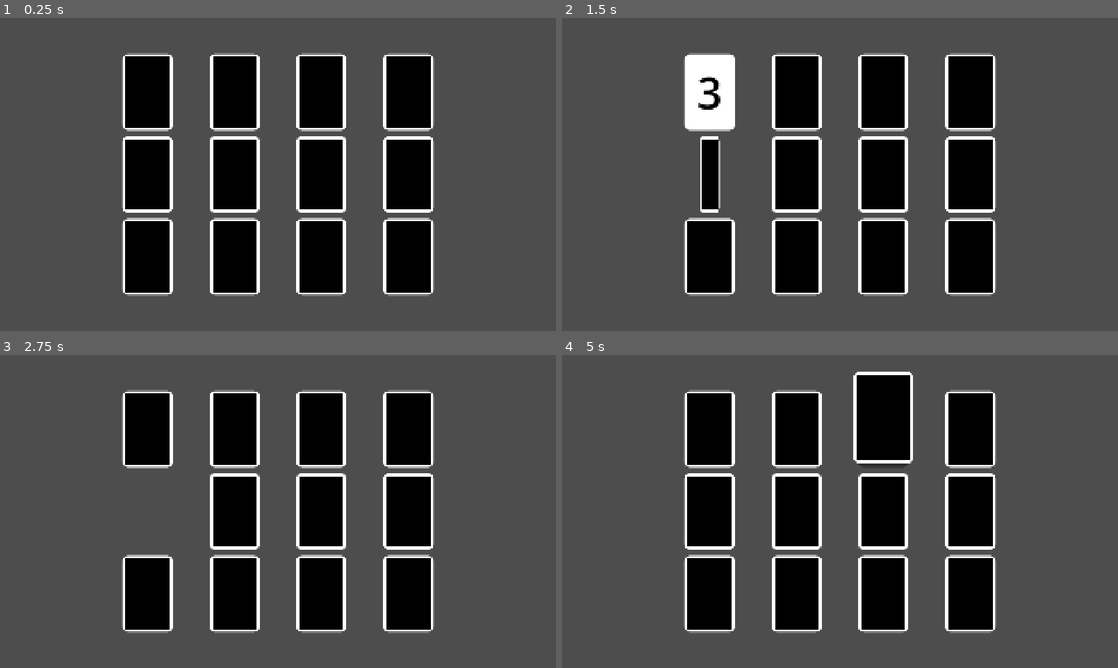
Above: before the commit, frames 1-4 (two rows, left to right).
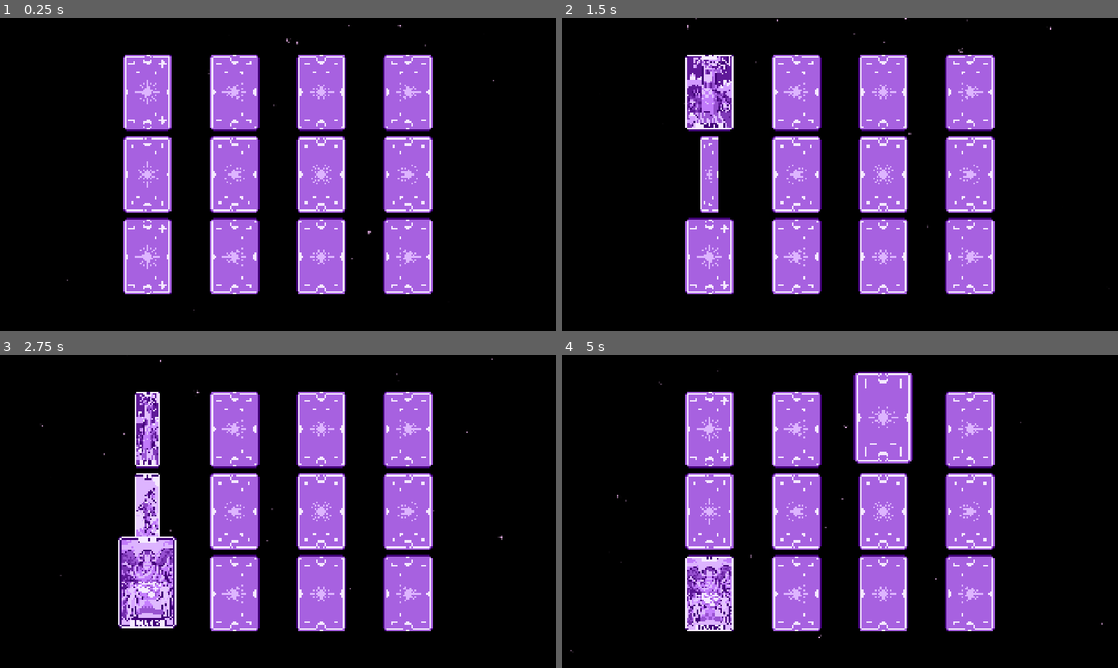
Above: after the commit, the same moments.

Repository: Raisinaut/summer-slow-jam-2026
Game: Godot game, scene res://gameplay/levels/level.tscn
The game is run twice, just before and just after one commit, with the same random seed, the same clock (stepped at 60 frames per second) and the same inputs. The engine's default icon, where the game draws it, is replaced by a stand-in: a white triangle on a blue panel in a dark square.
Inputs (mouse positions are in pixels of both pictures, inside the frame that each line leads up to):
- Up to frame 1 (0.25 s): no input
- Up to frame 2 (1.5 s): click (712, 93) at 0.52 s; click (712, 174) at 1.27 s
- Up to frame 3 (2.75 s): click (150, 592) at 2.02 s
- Up to frame 4 (5 s): move the mouse to (962, 495) at 2.77 s; move the mouse to (728, 527) at 3.52 s; move the mouse to (895, 442) at 4.27 s

The runs differ from the first frame. In frame 1, 99% of the frame differs, in the area x 0-100%, y 0-100%; in frame 2, 99%; in frame 3, 98%; in frame 4, 99%.

Commit message:
Tarot visuals + Whirl effect when cards disappear

Diff:
--- a/automatic_card_swap_idea/godot/gameplay/card/card.gd
+++ b/automatic_card_swap_idea/godot/gameplay/card/card.gd
@@ -5,18 +5,23 @@
 signal ended_flip()
 
 var face_up : bool = false : set = set_face_up
+var size : Vector2 : set = set_size
+var data : CardData = null : set = set_data
+var matched : bool = false
+# TWEENS
 var scale_tween : Tween = null
 var mouseover_tween : Tween = null
 var flash_tween : Tween = null
-var size : Vector2 : set = set_size
+var shake_tween : Tween = null
+# ANIMATION PROPERTIES
 var flip_duration : float = 0.4
-
-var data : CardData = null : set = set_data
+var shake_distance : float = 15
+var shake_duration : float = 0.25
 
 @onready var visuals: Control = %Visuals
 @onready var glow: Panel = %Glow
 @onready var panel: PanelContainer = %Panel
-@onready var shadow: Panel = %Shadow
+@onready var shadow: TextureRect = %Shadow
 @onready var front: MarginContainer = %Front
 @onready var back: MarginContainer = %Back
 @onready var press_detection: Button = %PressDetection
@@ -69,12 +74,33 @@
 	mouseover_tween.tween_property(panel, "offset_transform_position:y", 0, 0.15)
 	mouseover_tween.parallel().tween_property(panel, "offset_transform_scale", Vector2.ONE, 0.15)
 
+func shake() -> Tween:
+	if shake_tween: shake_tween.kill()
+	shake_tween = create_tween().set_ease(Tween.EASE_OUT).set_trans(Tween.TRANS_SINE)
+	shake_tween.tween_property(visuals, "offset_transform_position:x", shake_distance, shake_duration * 0.15)
+	shake_tween.set_ease(Tween.EASE_IN_OUT)
+	shake_tween.tween_property(visuals, "offset_transform_position:x", -shake_distance * 0.75, shake_duration * 0.35)
+	shake_tween.set_ease(Tween.EASE_OUT)
+	shake_tween.tween_property(visuals, "offset_transform_position:x", shake_distance * 0.25, shake_duration * 0.3)
+	shake_tween.set_ease(Tween.EASE_IN)
+	shake_tween.tween_property(visuals, "offset_transform_position:x", 0, shake_duration * 0.25)
+	return shake_tween
+
 func flash() -> Tween:
 	glow.modulate.a = 0.3
 	if flash_tween: flash_tween.kill()
-	flash_tween = create_tween().set_ease(Tween.EASE_OUT).set_trans(Tween.TRANS_SINE)
-	flash_tween.tween_property(glow, "modulate:a", 0.0, 0.8)
+	flash_tween = create_tween().set_ease(Tween.EASE_OUT).set_trans(Tween.TRANS_LINEAR)
+	flash_tween.tween_property(glow, "modulate:a", 0.0, 0.5)
 	return flash_tween
+
+func disappear() -> Tween:
+	await %WhirlEffect.grow().finished
+	var t = create_tween().set_ease(Tween.EASE_IN).set_trans(Tween.TRANS_SINE)
+	t.tween_property(visuals, "scale", Vector2.ZERO, 0.7)
+	t.parallel().tween_property(visuals, "rotation", -10, 0.7)
+	await get_tree().create_timer(0.5).timeout
+	%WhirlEffect.shrink().finished.connect(queue_free)
+	return t
 
 func set_interaction_disabled(disabled : bool) -> void:
 	if disabled:
@@ -101,4 +127,4 @@
 	if not is_node_ready():
 		await ready
 	data = val
-	%TestLabel.text = str(data.value)
+	%FrontTexture.texture = data.texture
--- a/automatic_card_swap_idea/godot/gameplay/card/card.tscn
+++ b/automatic_card_swap_idea/godot/gameplay/card/card.tscn
@@ -1,15 +1,15 @@
 [gd_scene format=3 uid="uid://jxj7xnxi08mm"]
 
 [ext_resource type="Script" uid="uid://dcpka2yohlos6" path="res://gameplay/card/card.gd" id="1_8mlfh"]
-[ext_resource type="Texture2D" uid="uid://nhbem8oawukj" path="res://icon.svg" id="1_tked8"]
-[ext_resource type="StyleBox" uid="uid://ckalkq62vh5xt" path="res://theme/card/card_panel.tres" id="2_es77v"]
+[ext_resource type="Texture2D" uid="uid://bcqgrelbghla" path="res://assets/textures/tarot/front/00.png" id="2_kr7hv"]
+[ext_resource type="Texture2D" uid="uid://cvjswjjyld6rc" path="res://assets/textures/tarot/back.png" id="3_2csm4"]
 [ext_resource type="StyleBox" uid="uid://cp4jmotui0dpc" path="res://theme/card/card_glow.tres" id="4_jmtjd"]
+[ext_resource type="Texture2D" uid="uid://br5ym2xemb2ra" path="res://assets/textures/effects/whirl.png" id="5_2csm4"]
+[ext_resource type="Script" uid="uid://bcvw3mjepgimq" path="res://gameplay/card/whirl_effect.gd" id="6_ltiga"]
 
 [sub_resource type="StyleBoxEmpty" id="StyleBoxEmpty_bvnae"]
 
-[sub_resource type="LabelSettings" id="LabelSettings_bvnae"]
-font_size = 150
-font_color = Color(0, 0, 0, 1)
+[sub_resource type="StyleBoxEmpty" id="StyleBoxEmpty_h4w2n"]
 
 [node name="Card" type="Node2D" unique_id=38919468]
 script = ExtResource("1_8mlfh")
@@ -36,6 +36,7 @@
 unique_name_in_owner = true
 layout_mode = 3
 anchors_preset = 0
+offset_transform_enabled = true
 mouse_filter = 2
 
 [node name="Panel" type="PanelContainer" parent="Visuals" unique_id=922087994]
@@ -46,57 +47,43 @@
 anchor_top = 0.5
 anchor_right = 0.5
 anchor_bottom = 0.5
-offset_left = -118.0
+offset_left = -116.0
 offset_top = -179.0
-offset_right = 118.0
+offset_right = 116.0
 offset_bottom = 179.0
 grow_horizontal = 2
 grow_vertical = 2
 offset_transform_enabled = true
 mouse_filter = 2
-theme_override_styles/panel = ExtResource("2_es77v")
+theme_override_styles/panel = SubResource("StyleBoxEmpty_h4w2n")
 
 [node name="Front" type="MarginContainer" parent="Visuals/Panel" unique_id=1838525817]
 unique_name_in_owner = true
 layout_mode = 2
 mouse_filter = 2
-theme_override_constants/margin_left = 10
-theme_override_constants/margin_top = 10
-theme_override_constants/margin_right = 10
-theme_override_constants/margin_bottom = 10
 
 [node name="FrontTexture" type="TextureRect" parent="Visuals/Panel/Front" unique_id=1437854727]
-visible = false
+unique_name_in_owner = true
+texture_filter = 1
 layout_mode = 2
 mouse_filter = 2
-texture = ExtResource("1_tked8")
+texture = ExtResource("2_kr7hv")
 expand_mode = 1
 stretch_mode = 5
-
-[node name="TestLabel" type="Label" parent="Visuals/Panel/Front" unique_id=1272985121]
-unique_name_in_owner = true
-layout_mode = 2
-text = "1"
-label_settings = SubResource("LabelSettings_bvnae")
-horizontal_alignment = 1
 
 [node name="Back" type="MarginContainer" parent="Visuals/Panel" unique_id=1880540779]
 unique_name_in_owner = true
 visible = false
 layout_mode = 2
 mouse_filter = 2
-theme_override_constants/margin_left = 10
-theme_override_constants/margin_top = 10
-theme_override_constants/margin_right = 10
-theme_override_constants/margin_bottom = 10
 
 [node name="BackTexture" type="TextureRect" parent="Visuals/Panel/Back" unique_id=1920200968]
-modulate = Color(0, 0, 0, 1)
+texture_filter = 1
 layout_mode = 2
 mouse_filter = 2
-texture = ExtResource("1_tked8")
+texture = ExtResource("3_2csm4")
 expand_mode = 1
-stretch_mode = 6
+stretch_mode = 5
 
 [node name="Glow" type="Panel" parent="Visuals/Panel" unique_id=1472462518]
 unique_name_in_owner = true
@@ -105,12 +92,20 @@
 mouse_filter = 2
 theme_override_styles/panel = ExtResource("4_jmtjd")
 
-[node name="Shadow" type="Panel" parent="Visuals" unique_id=889229480]
+[node name="Shadow" type="TextureRect" parent="Visuals" unique_id=1691805350]
 unique_name_in_owner = true
 modulate = Color(0, 0, 0, 0.40392157)
 z_index = -1
+texture_filter = 1
 layout_mode = 0
 offset_right = 40.0
 offset_bottom = 40.0
 mouse_filter = 2
-theme_override_styles/panel = ExtResource("2_es77v")
+texture = ExtResource("3_2csm4")
+
+[node name="WhirlEffect" type="Sprite2D" parent="." unique_id=1919798607]
+unique_name_in_owner = true
+show_behind_parent = true
+scale = Vector2(1e-05, 1e-05)
+texture = ExtResource("5_2csm4")
+script = ExtResource("6_ltiga")
--- /dev/null
+++ b/automatic_card_swap_idea/godot/gameplay/card/whirl_effect.gd
@@ -0,0 +1,18 @@
+extends Sprite2D
+
+var scale_tween : Tween = null
+
+func grow() -> Tween:
+	if scale_tween: scale_tween.kill()
+	scale_tween = create_tween().set_ease(Tween.EASE_OUT).set_trans(Tween.TRANS_SINE)
+	scale_tween.tween_property(self, "scale", Vector2.ONE * 0.3, 0.3)
+	return scale_tween
+
+func shrink() -> Tween:
+	if scale_tween: scale_tween.kill()
+	scale_tween = create_tween().set_ease(Tween.EASE_IN).set_trans(Tween.TRANS_SINE)
+	scale_tween.tween_property(self, "scale", Vector2.ZERO, 0.3)
+	return scale_tween
+
+func _process(delta) -> void:
+	rotation -= 10 * delta
--- a/automatic_card_swap_idea/godot/gameplay/card_grid/card_grid.gd
+++ b/automatic_card_swap_idea/godot/gameplay/card_grid/card_grid.gd
@@ -1,20 +1,25 @@
 @tool
 class_name CardGrid
 extends ReferenceRect
+
+signal matched(correct : bool)
 
 @export_range(0, 1, 1, "or_greater") var columns : int = 4 :
 	set(val): columns = val; check_grid_validity()
 @export_range(0, 1, 1, "or_greater") var rows : int = 3 :
 	set(val): rows = val; check_grid_validity()
+@export var spacing : int = 20
 @export var card_scene : PackedScene
-@export var spacing : int = 20
+@export var card_textures : Array[Texture]
 @export var variant_count : int = 4 # must be less than half of the grid size
+
 
 var data_variants : Array[CardData] = []
 var deck : Array[CardData] = []
 var card_coords : Dictionary[Vector2, Card] = {}
 var first_card : Card = null
 var second_card : Card = null
+
 
 func _ready() -> void:
 	if Engine.is_editor_hint():
@@ -23,11 +28,17 @@
 	generate_deck()
 	populate()
 
+
 ## SETUP -----------------------------------------------------------------------
 func generate_data_variants() -> void:
+	card_textures.shuffle()
+	print(card_textures)
+	if variant_count > card_textures.size():
+		push_error("Variant_count should not be greater than the number of card textures")
+		variant_count = card_textures.size()
 	for i in variant_count:
 		var data = CardData.new()
-		data.value = i
+		data.texture = card_textures[i]
 		data_variants.append(data)
 
 func generate_deck() -> void:
@@ -41,7 +52,6 @@
 		data_variants_copy.shuffle()
 		print("select variant")
 		var data = data_variants_copy.pop_back()
-		print(data.value)
 		# create a pair
 		deck.append(data)
 		deck.append(data)
@@ -90,27 +100,22 @@
 
 # MATCH HANDLING ---------------------------------------------------------------
 func attempt_match(card1 : Card, card2 : Card) -> void:
-	for i in get_children():
-		i.set_interaction_disabled(true)
-
-	if card1.data.value == card2.data.value:
+	set_all_cards_interaction_disabled(true)
+	var correct : bool = card1.data.texture == card2.data.texture
+	if correct:
 		await get_tree().create_timer(0.5).timeout
 		correct_match()
 		#await get_tree().create_timer(1.0).timeout
 	else:
-		await get_tree().create_timer(0.8).timeout
+		await get_tree().create_timer(0.5).timeout
 		incorrect_match()
-
-	for i in get_children():
-		i.set_interaction_disabled(false)
+	matched.emit(correct)
+	set_all_cards_interaction_disabled(false)
 
 func correct_match() -> void:
-	# animate
-	first_card.flash().finished.connect(first_card.queue_free)
-	second_card.flash().finished.connect(second_card.queue_free)
-	## delete
-	#first_card.queue_free()
-	#second_card.queue_free()
+	# animate and delete
+	first_card.flash().finished.connect(first_card.disappear)
+	second_card.flash().finished.connect(second_card.disappear)
 	# reset
 	first_card = null
 	second_card = null
@@ -122,10 +127,12 @@
 	first_card = null
 	second_card = null
 	# animate
-	#first_card.shake()
-	#await second_card.shake().finished
-	await _first_card.flip()
-	await _second_card.flip()
+	_first_card.shake()
+	await _second_card.shake().finished
+	await get_tree().create_timer(0.5).timeout
+	# flip back over
+	_first_card.flip()
+	_second_card.flip()
 
 func _on_card_started_flip(card: Card) -> void:
 	# only consider cards that are flipping toward face up,
@@ -137,6 +144,9 @@
 		second_card = card
 		attempt_match(first_card, second_card)
 
+func set_all_cards_interaction_disabled(state : bool) -> void:
+	for i in get_children():
+		i.set_interaction_disabled(state)
 
 # CHECKS -----------------------------------------------------------------------
 func check_grid_validity() -> void:
--- a/automatic_card_swap_idea/godot/gameplay/card_grid/card_grid.tscn
+++ b/automatic_card_swap_idea/godot/gameplay/card_grid/card_grid.tscn
@@ -2,6 +2,28 @@
 
 [ext_resource type="Script" uid="uid://dnr6f71t03qd5" path="res://gameplay/card_grid/card_grid.gd" id="1_p3vks"]
 [ext_resource type="PackedScene" uid="uid://jxj7xnxi08mm" path="res://gameplay/card/card.tscn" id="2_h4w2n"]
+[ext_resource type="Texture2D" uid="uid://bcqgrelbghla" path="res://assets/textures/tarot/front/00.png" id="3_m1ii6"]
+[ext_resource type="Texture2D" uid="uid://4ldphrk5hs6a" path="res://assets/textures/tarot/front/01.png" id="4_3ti78"]
+[ext_resource type="Texture2D" uid="uid://cwxdb8u7hw247" path="res://assets/textures/tarot/front/02.png" id="5_7eeo5"]
+[ext_resource type="Texture2D" uid="uid://dowh352yxgk1y" path="res://assets/textures/tarot/front/03.png" id="6_bsrv0"]
+[ext_resource type="Texture2D" uid="uid://byxboe3g62hcl" path="res://assets/textures/tarot/front/04.png" id="7_xbql1"]
+[ext_resource type="Texture2D" uid="uid://bvr8dxibbum4c" path="res://assets/textures/tarot/front/05.png" id="8_oc0b8"]
+[ext_resource type="Texture2D" uid="uid://c5e6wxu33x12y" path="res://assets/textures/tarot/front/06.png" id="9_6y3yf"]
+[ext_resource type="Texture2D" uid="uid://cknlp47gxqyna" path="res://assets/textures/tarot/front/07.png" id="10_mpsys"]
+[ext_resource type="Texture2D" uid="uid://drv5qn7iaj4gg" path="res://assets/textures/tarot/front/08.png" id="11_rdjp1"]
+[ext_resource type="Texture2D" uid="uid://d14fej2q0bre" path="res://assets/textures/tarot/front/09.png" id="12_25wox"]
+[ext_resource type="Texture2D" uid="uid://dmcjwc5384cvw" path="res://assets/textures/tarot/front/10.png" id="13_uvdv7"]
+[ext_resource type="Texture2D" uid="uid://b5ur6udfgswfo" path="res://assets/textures/tarot/front/11.png" id="14_y6p37"]
+[ext_resource type="Texture2D" uid="uid://lye04pah812s" path="res://assets/textures/tarot/front/12.png" id="15_277gc"]
+[ext_resource type="Texture2D" uid="uid://b5120q10fcnpg" path="res://assets/textures/tarot/front/13.png" id="16_s3nlf"]
+[ext_resource type="Texture2D" uid="uid://mvb688ohck3s" path="res://assets/textures/tarot/front/14.png" id="17_fs82q"]
+[ext_resource type="Texture2D" uid="uid://8u148t2lxj1i" path="res://assets/textures/tarot/front/15.png" id="18_4wqbr"]
+[ext_resource type="Texture2D" uid="uid://bssopykv0lmps" path="res://assets/textures/tarot/front/16.png" id="19_uxv6n"]
+[ext_resource type="Texture2D" uid="uid://dbl1i6hlvmciv" path="res://assets/textures/tarot/front/17.png" id="20_1tdjd"]
+[ext_resource type="Texture2D" uid="uid://e42rngil0dxn" path="res://assets/textures/tarot/front/18.png" id="21_kj5ub"]
+[ext_resource type="Texture2D" uid="uid://ci215vhuugjj4" path="res://assets/textures/tarot/front/19.png" id="22_d8gg6"]
+[ext_resource type="Texture2D" uid="uid://iosgmvfubeus" path="res://assets/textures/tarot/front/20.png" id="23_p5be7"]
+[ext_resource type="Texture2D" uid="uid://cswrppbvosday" path="res://assets/textures/tarot/front/21.png" id="24_mw6qv"]
 
 [node name="CardGrid" type="ReferenceRect" unique_id=1332015568]
 anchors_preset = 15
@@ -15,4 +37,4 @@
 border_width = 8.0
 script = ExtResource("1_p3vks")
 card_scene = ExtResource("2_h4w2n")
-variant_count = null
+card_textures = Array[Texture]([ExtResource("3_m1ii6"), ExtResource("4_3ti78"), ExtResource("5_7eeo5"), ExtResource("6_bsrv0"), ExtResource("7_xbql1"), ExtResource("8_oc0b8"), ExtResource("9_6y3yf"), ExtResource("10_mpsys"), ExtResource("11_rdjp1"), ExtResource("12_25wox"), ExtResource("13_uvdv7"), ExtResource("14_y6p37"), ExtResource("15_277gc"), ExtResource("16_s3nlf"), ExtResource("17_fs82q"), ExtResource("18_4wqbr"), ExtResource("19_uxv6n"), ExtResource("20_1tdjd"), ExtResource("21_kj5ub"), ExtResource("22_d8gg6"), ExtResource("23_p5be7"), ExtResource("24_mw6qv")])
--- a/automatic_card_swap_idea/godot/gameplay/levels/level.tscn
+++ b/automatic_card_swap_idea/godot/gameplay/levels/level.tscn
@@ -1,8 +1,49 @@
 [gd_scene format=3 uid="uid://nkx3pxwjthab"]
 
+[ext_resource type="Texture2D" uid="uid://bv3p38sw3f6mb" path="res://assets/textures/particles/star_07.png" id="1_2qjq1"]
 [ext_resource type="PackedScene" uid="uid://bevgixiukmncn" path="res://gameplay/card_grid/card_grid.tscn" id="1_awt3i"]
 
+[sub_resource type="Curve" id="Curve_4bmxb"]
+_data = [Vector2(0, 0), 0.0, 0.0, 0, 0, Vector2(0.5, 1), 0.0, 0.0, 0, 0, Vector2(1, 0), -0.8338266, 0.0, 0, 0]
+point_count = 3
+
+[sub_resource type="Gradient" id="Gradient_35olu"]
+offsets = PackedFloat32Array(0, 0.5, 1)
+colors = PackedColorArray(0, 0, 0, 0, 1, 1, 1, 1, 1, 1, 1, 0)
+
 [node name="level" type="Node2D" unique_id=981335232]
+
+[node name="Background" type="CanvasLayer" parent="." unique_id=2094685529]
+layer = -10
+
+[node name="ColorRect" type="ColorRect" parent="Background" unique_id=1933859222]
+anchors_preset = 15
+anchor_right = 1.0
+anchor_bottom = 1.0
+grow_horizontal = 2
+grow_vertical = 2
+color = Color(0, 0, 0, 1)
+
+[node name="CPUParticles2D" type="CPUParticles2D" parent="Background" unique_id=630954953]
+modulate = Color(1, 0.7647059, 1, 1)
+position = Vector2(960, 540)
+amount = 50
+texture = ExtResource("1_2qjq1")
+lifetime = 5.0
+preprocess = 5.0
+lifetime_randomness = 0.11
+emission_shape = 3
+emission_rect_extents = Vector2(960, 540)
+direction = Vector2(0, -1)
+gravity = Vector2(0, 0)
+initial_velocity_min = 20.0
+initial_velocity_max = 20.0
+angular_velocity_min = -200.0
+angular_velocity_max = 200.0
+scale_amount_min = 0.02
+scale_amount_max = 0.1
+scale_amount_curve = SubResource("Curve_4bmxb")
+color_ramp = SubResource("Gradient_35olu")
 
 [node name="CardGrid" parent="." unique_id=1332015568 instance=ExtResource("1_awt3i")]
 offset_left = 360.0
--- a/automatic_card_swap_idea/godot/resources/_classes/card_data.gd
+++ b/automatic_card_swap_idea/godot/resources/_classes/card_data.gd
@@ -1,4 +1,4 @@
 class_name CardData
 extends Resource
 
-@export var value : int = 0
+@export var texture : Texture
Binary file added: automatic_card_swap_idea/godot/assets/textures/effects/whirl.png
Not shown, added: automatic_card_swap_idea/godot/assets/textures/effects/whirl.png.import
Not shown, added: automatic_card_swap_idea/godot/assets/textures/effects/whirl.svg
Not shown, added: automatic_card_swap_idea/godot/assets/textures/effects/whirl.svg.import
Binary file added: automatic_card_swap_idea/godot/assets/textures/particles/star_07.png
Not shown, added: automatic_card_swap_idea/godot/assets/textures/particles/star_07.png.import
Binary file added: automatic_card_swap_idea/godot/assets/textures/tarot/back.png
Not shown, added: automatic_card_swap_idea/godot/assets/textures/tarot/back.png.import
Binary file added: automatic_card_swap_idea/godot/assets/textures/tarot/front/00.png
Not shown, added: automatic_card_swap_idea/godot/assets/textures/tarot/front/00.png.import
Binary file added: automatic_card_swap_idea/godot/assets/textures/tarot/front/01.png
Not shown, added: automatic_card_swap_idea/godot/assets/textures/tarot/front/01.png.import
(and 41 more such lines)
